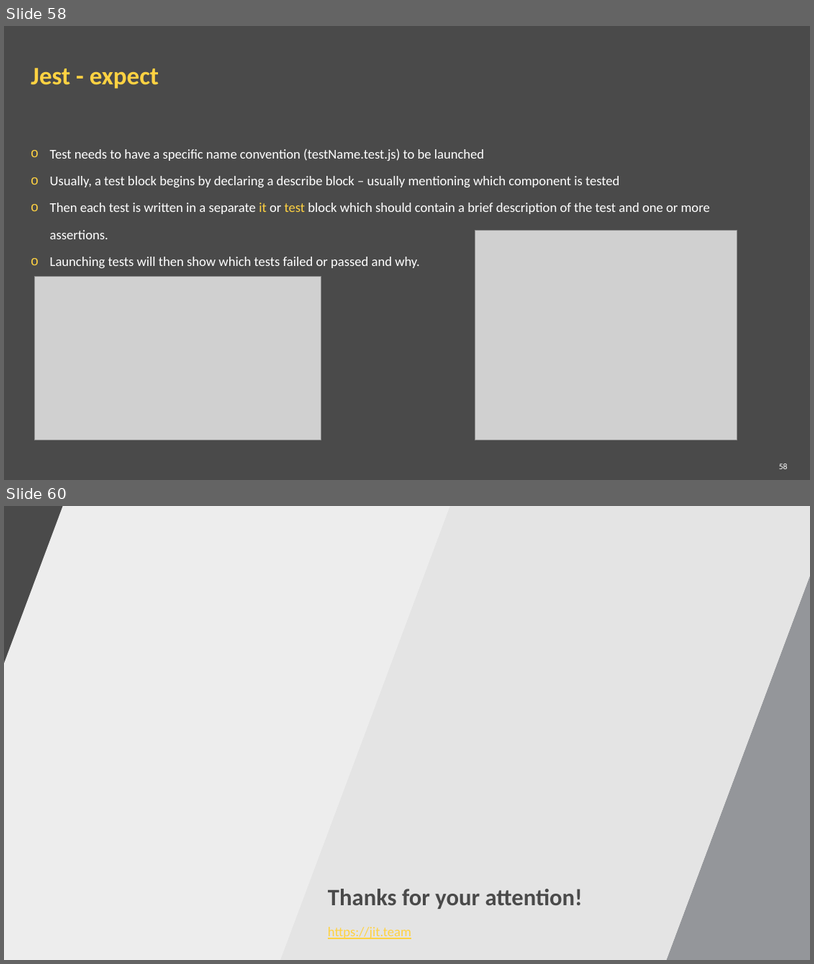
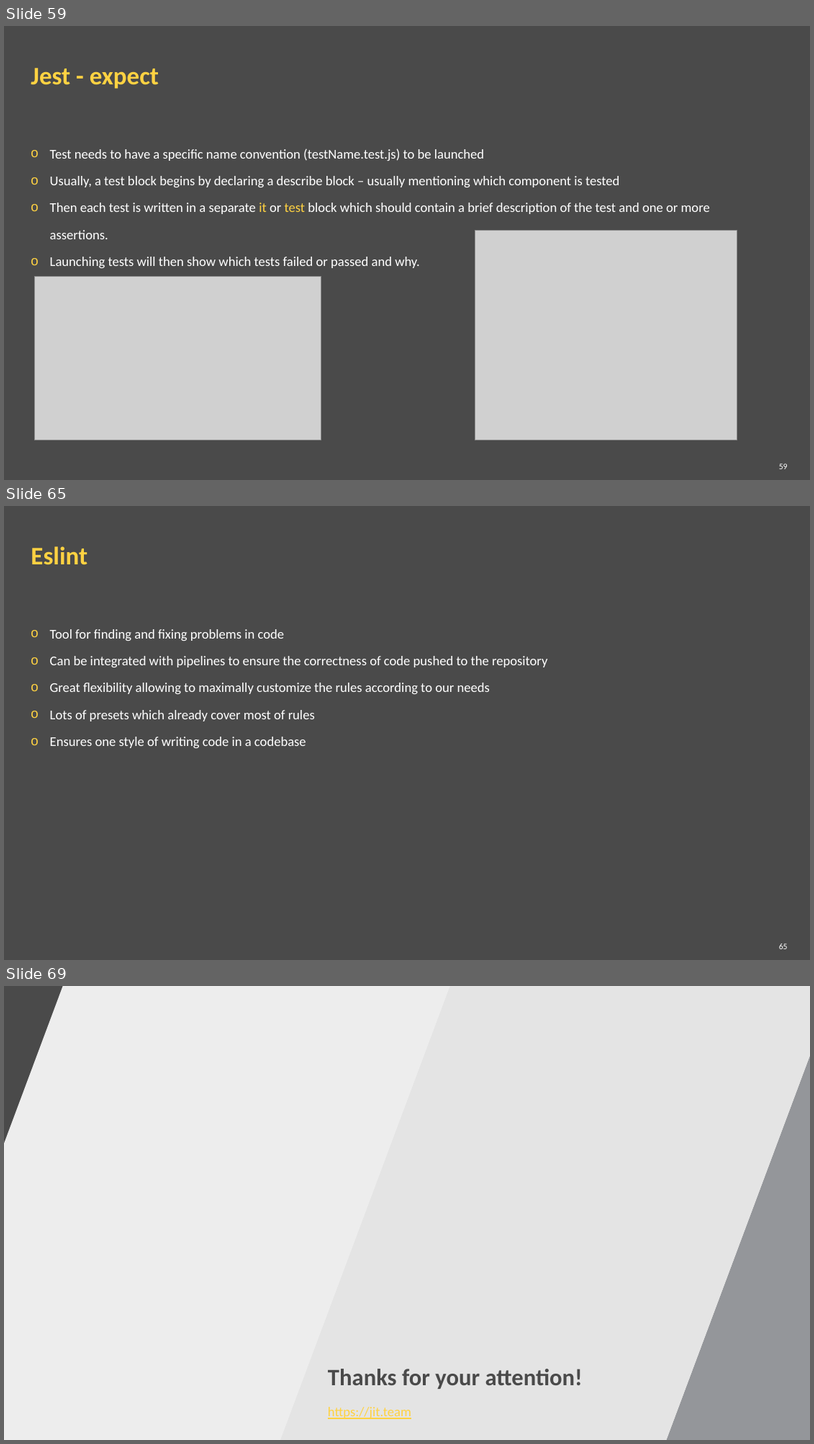
Before and after one commit to ppuzio/react-course-examples, a slide deck: React BEST course.pptx. Shown one above the other, each under a label of ours: slides 58 and 60 before the commit, slides 59, 65 and 69 after it; the slides between them are not shown. The pictures are 814x964 and 814x1444 pixels, drawn with LibreOffice and Linux fonts; fonts in the diff are those of the drawing; grey boxes stand for pictures; background and template pictures are left out. Boxes give left, top, right and bottom in pixels: in the first picture for what was removed or moved away, otherwise in the second. Text is boxed around its words. In the diff, an @@ line names an element or a change of style, - is before the commit and + after.

```diff
--- a/React BEST course.pptx
+++ b/React BEST course.pptx
@@ slide 65 added at (4,506,810,960), background #4A4A4A @@
@@ title added at (31,546,88,564), 30 pt, text #FFD242, bold @@
+Eslint
@@ text added at (50,629,548,748), 16 pt, text #FFFFFF @@
+o Tool for finding and fixing problems in code
+o Can be integrated with pipelines to ensure the correctness of code pushed to the repository
+o Great flexibility allowing to maximally customize the rules according to our needs
+o Lots of presets which already cover most of rules
+o Ensures one style of writing code in a codebase
@@ page number added at (779,943,788,949), 10 pt, text #FFFFFF @@
+65
@@ what was slide 58 is now slide 59 @@
@@ page number at (779,463,788,469): text changed @@
-58
+59
@@ what was slide 60 is now slide 69 @@
```
Also in this commit, not shown: 1 slide changed, 8 other slides added, 5 other files.
